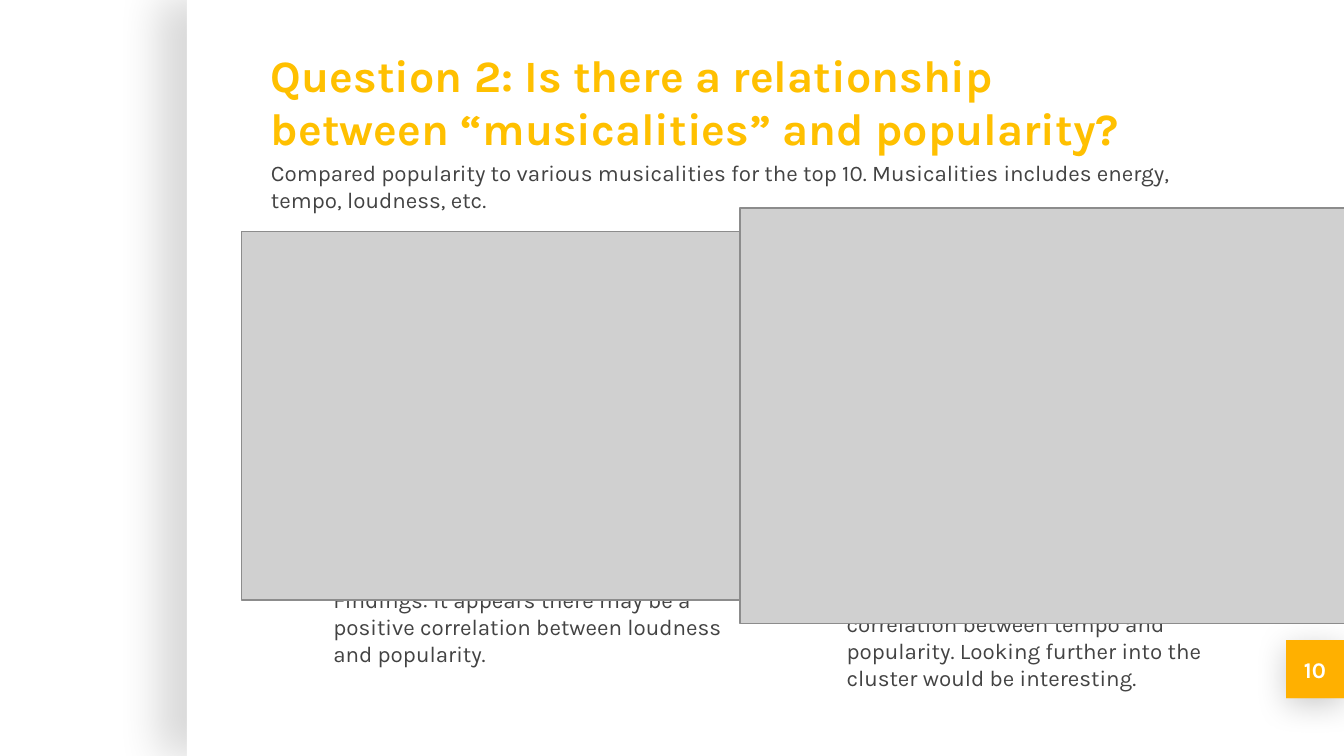
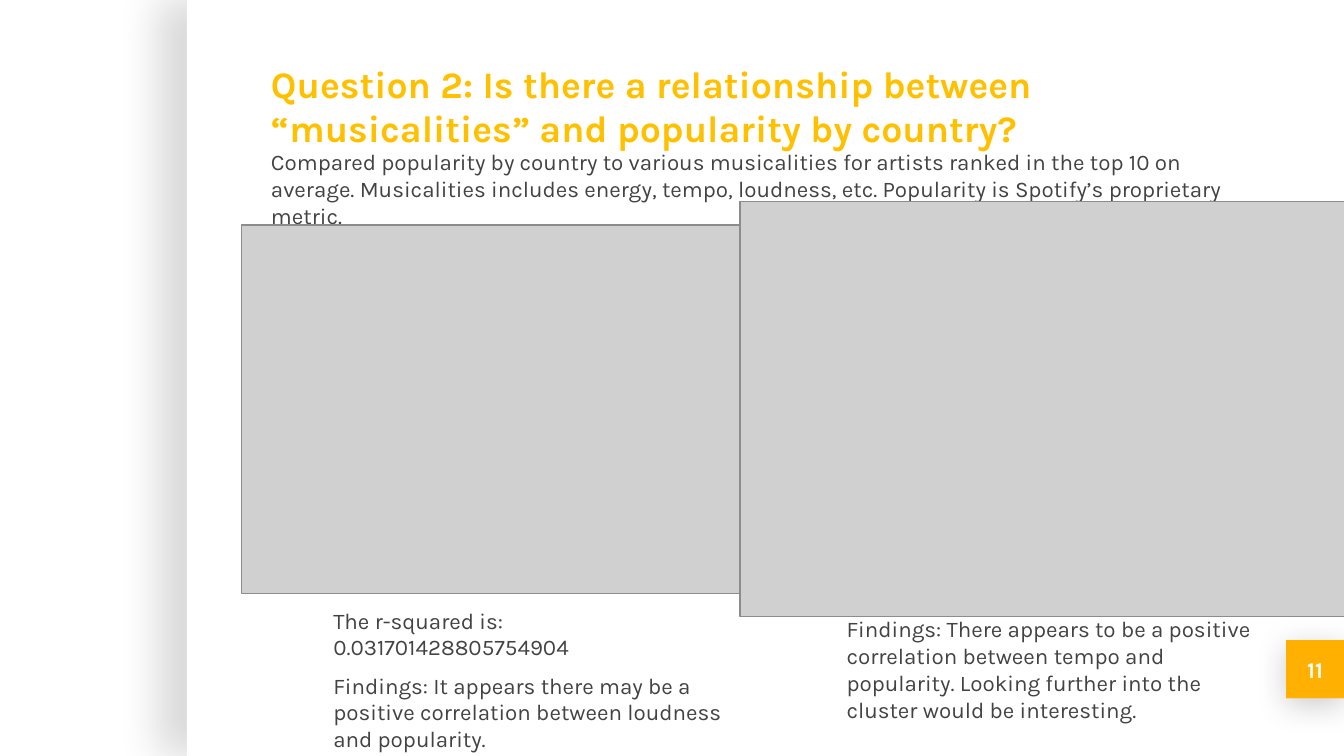
Before and after one commit to michellesimek/project_1, a slide deck: slide 11 of Project 1 PPT.pptx (slide 10 before the commit). Drawn at 1344x756 pixels with LibreOffice and Linux fonts; fonts in the diff are those of the drawing; grey boxes stand for pictures; background and template pictures are left out. Boxes give left, top, right and bottom in pixels: in the first picture for what was removed or moved away, otherwise in the second. Text is boxed around its words. In the diff, an @@ line names an element or a change of style, - is before the commit and + after.

```diff
--- a/Project 1 PPT.pptx
+++ b/Project 1 PPT.pptx
@@ title at (271,71,1032,152): text changed; size 24 to 20 pt @@
-Question 2: Is there a relationship between “musicalities” and popularity?
+Question 2: Is there a relationship between “musicalities” and popularity by country?
@@ subtitle at (271,149,1221,230): text changed @@
-Compared popularity to various musicalities for the top 10. Musicalities includes energy, tempo, loudness, etc.
+Compared popularity by country to various musicalities for artists ranked in the top 10 on average. Musicalities includes energy, tempo, loudness, etc. Popularity is Spotify’s proprietary metric.
@@ 2 pictures, 2 texts: place and size @@
-2 pictures, 2 texts at (242,208,1344,692)
+2 pictures, 2 texts at (242,202,1344,753)
@@ text at (333,613,568,656): paragraph added @@
+The r-squared is: 0.10274161293471054
@@ text at (333,613,568,656): paragraph added @@
+The r-squared is: 0.031701428805754904
@@ page number at (1307,663,1323,678): text changed @@
-10
+11
```
Also in this commit, not shown: 3 other slides changed, 2 slides added.
